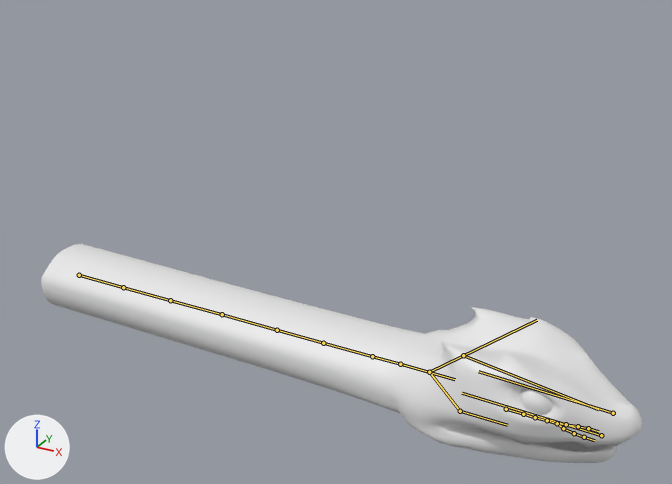
One commit to the FBX model Fortrest/Assets/Team/Liam/BOSS'S/Basalisk boss.fbx: the scene before it, then after it.
Both versions are drawn from a 50 mm lens placed at (15.75, -12.9, 9.25), pointed at (8.53, 0.23, 2.68). Arrows for +X, +Y and +Z are at lower left; the lights stay in place. The bones that bend it are drawn over the model as lines.

The first picture shows 'Snake'.
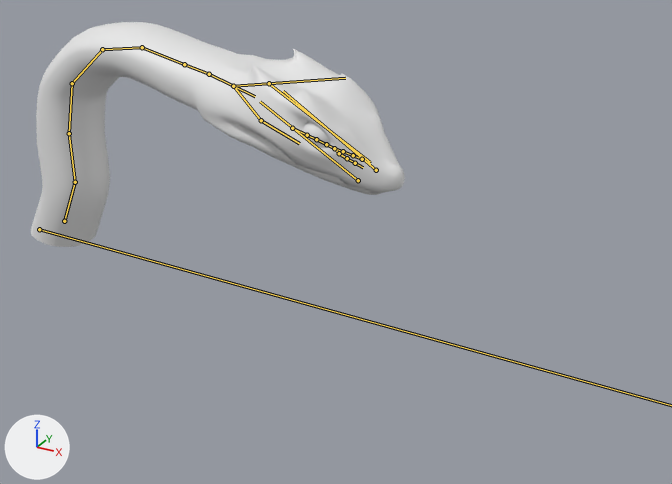
The newer file adds an action. The first version stands in its rest pose; the second is drawn at frame 1 of the action 'Armature|Cube.001Action.013'.

Where the change shows, as pixel boxes [x1, y1, x2, y2] in the pictures (672 x 484 px):
'Snake', posed (38% narrower)
    before: [41, 244, 642, 463]
    after: [31, 22, 405, 247]
bone 'Spine1', root to tip
    before: (79, 275) to (123, 287)
    after: (64, 221) to (75, 182)
bone 'Spine1.001', root to tip
    before: (123, 287) to (170, 300)
    after: (75, 182) to (69, 133)
bone 'Spine2', root to tip
    before: (170, 300) to (222, 314)
    after: (69, 133) to (72, 83)
bone 'Spine2.001', root to tip
    before: (222, 314) to (277, 330)
    after: (72, 83) to (102, 49)
bone 'spine3', root to tip
    before: (277, 330) to (323, 343)
    after: (102, 49) to (142, 47)
bone 'spine3.001', root to tip
    before: (323, 343) to (372, 356)
    after: (142, 47) to (184, 64)
bone 'spin4.001', root to tip
    before: (400, 364) to (455, 379)
    after: (209, 74) to (255, 96)
bone 'lowwer jaw', root to tip
    before: (429, 372) to (460, 411)
    after: (233, 86) to (261, 120)
bone 'jaw', root to tip
    before: (460, 411) to (507, 425)
    after: (261, 120) to (299, 143)
bone 'upper jaw', root to tip
    before: (429, 372) to (537, 320)
    after: (233, 86) to (345, 78)
bone 'head', root to tip
    before: (463, 355) to (598, 409)
    after: (269, 83) to (370, 162)
bone 'Fang1', root to tip
    before: (601, 435) to (462, 393)
    after: (358, 180) to (260, 101)
bone 'fang2', root to tip
    before: (613, 413) to (478, 371)
    after: (376, 170) to (283, 91)

The edits, one by one:
Object 'Armature' (bone_rig_object) moves from (0.0, 0.0, 0.0) to (2.16, 0.43, -0.64).
Object 'Armature' (bone_rig_object) is rescaled from (1.0, 1.0, 1.0) to (0.994, 0.837, 0.823).
Bone 'root' (bone_root) moves from (0.0, 0.0, 0.0) to (-0.51, 5.89, -15.7).
Bone 'root' (bone_root) turns from (0, 0, 0) to (1, 0, 0) degrees about its own x, y and z.
Bone 'Spine1' (bone_spine1) moves from (0.0, 0.0, 0.0) to (13.3, -8.28, 0.0).
Bone 'Spine1' (bone_spine1) turns from (0, 0, 0) to (0, 0, 71) degrees about its own x, y and z.
Bone 'Spine1.001' (bone_spine1_001) turns from (0, 0, 0) to (-2, 1, 23) degrees about its own x, y and z.
Bone 'Spine2' (bone_spine2) turns from (0, 0, 0) to (0, 0, -11) degrees about its own x, y and z.
Bone 'Spine2.001' (bone_spine2_001) turns from (0, 0, 0) to (3, 1, -35) degrees about its own x, y and z.
Bone 'spine3' (bone_spine3) turns from (0, 0, 0) to (2, 1, -37) degrees about its own x, y and z.
Bone 'spine3.001' (bone_spine3_001) turns from (0, 0, 0) to (1, 0, -23) degrees about its own x, y and z.
Bone 'spin4.001' (bone_spin4_001) turns from (0, 0, 0) to (0, 0, -5) degrees about its own x, y and z.
Bone 'lowwer jaw' (bone_lowwer_jaw) turns from (0, 0, 0) to (0, 4, 14) degrees about its own x, y and z.
Bone 'jaw' (bone_jaw) turns from (0, 0, 0) to (-1, -2, -19) degrees about its own x, y and z.
Bone 'upper jaw' (bone_upper_jaw) turns from (0, 0, 0) to (0, 0, -9) degrees about its own x, y and z.
Bone 'head' (bone_head) turns from (0, 0, 0) to (0, 0, 2) degrees about its own x, y and z.
Bone 'Fang1' (bone_fang1) moves from (0.0, 0.0, 0.0) to (0.02, 0.08, 0.02).
Bone 'Fang1' (bone_fang1) turns from (0, 0, 0) to (5, 0, 0) degrees about its own x, y and z.
Bone 'Fang1' (bone_fang1) is rescaled from (1.0, 1.0, 1.0) to (0.97, 0.97, 0.97).
Bone 'fang2' (bone_fang2) moves from (0.0, 0.0, 0.0) to (-0.02, 0.08, 0.02).
Bone 'fang2' (bone_fang2) turns from (0, 0, 0) to (7, 0, 0) degrees about its own x, y and z.
Bone 'fang2' (bone_fang2) is rescaled from (1.0, 1.0, 1.0) to (0.97, 0.97, 0.97).
